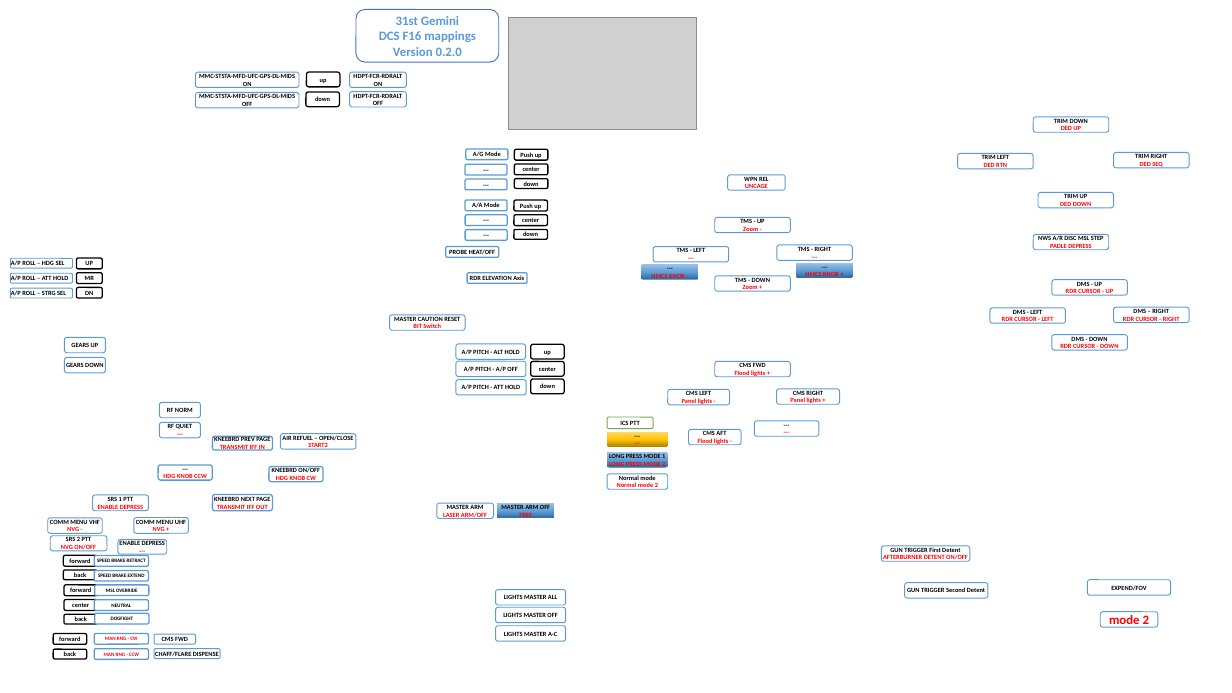
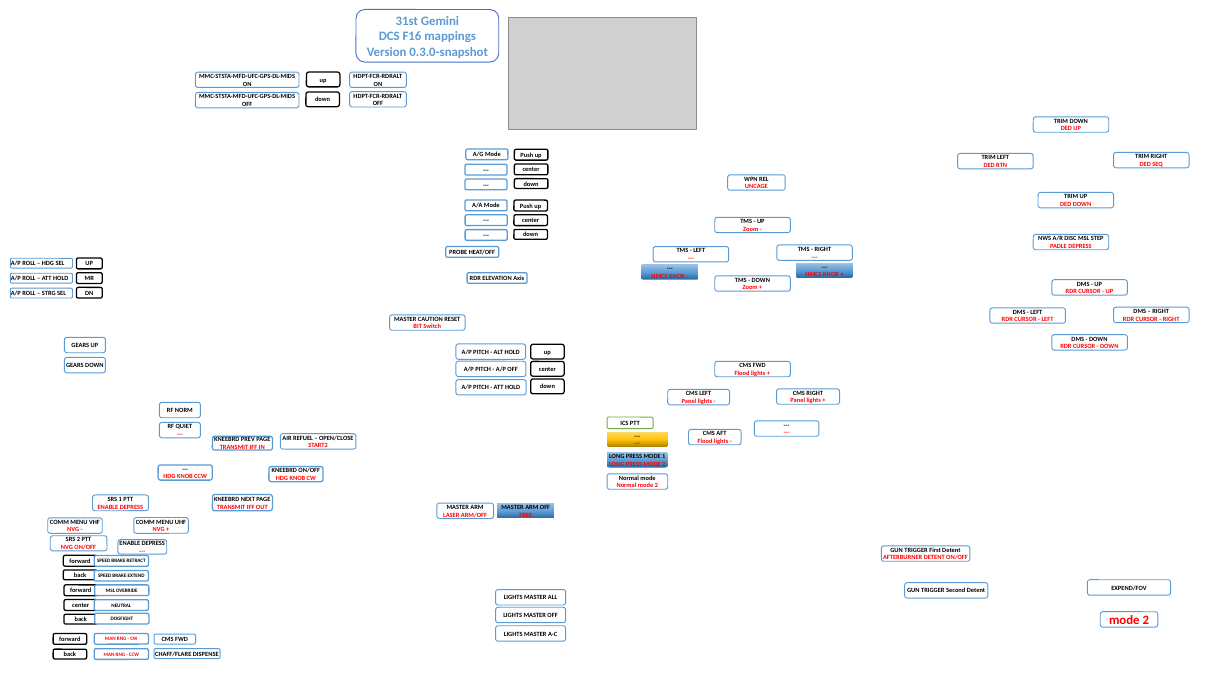
Before and after one commit to 59th-gemini-warthog-profiles/warthog-f16, a slide deck: slide 1 of mapping-f16.pptx. Drawn at 1232x693 pixels with LibreOffice and Linux fonts; fonts in the diff are those of the drawing; grey boxes stand for pictures; background and template pictures are left out. Boxes give left, top, right and bottom in pixels: in the first picture for what was removed or moved away, otherwise in the second. Text is boxed around its words. In the diff, an @@ line names an element or a change of style, - is before the commit and + after.

```diff
--- a/mapping-f16.pptx
+++ b/mapping-f16.pptx
@@ text in rounded rectangle at (367, 47, 488, 58): text changed @@
-Version 0.2.0
+Version 0.3.0-snapshot
```
Also in this commit, not shown: 1 other file.
